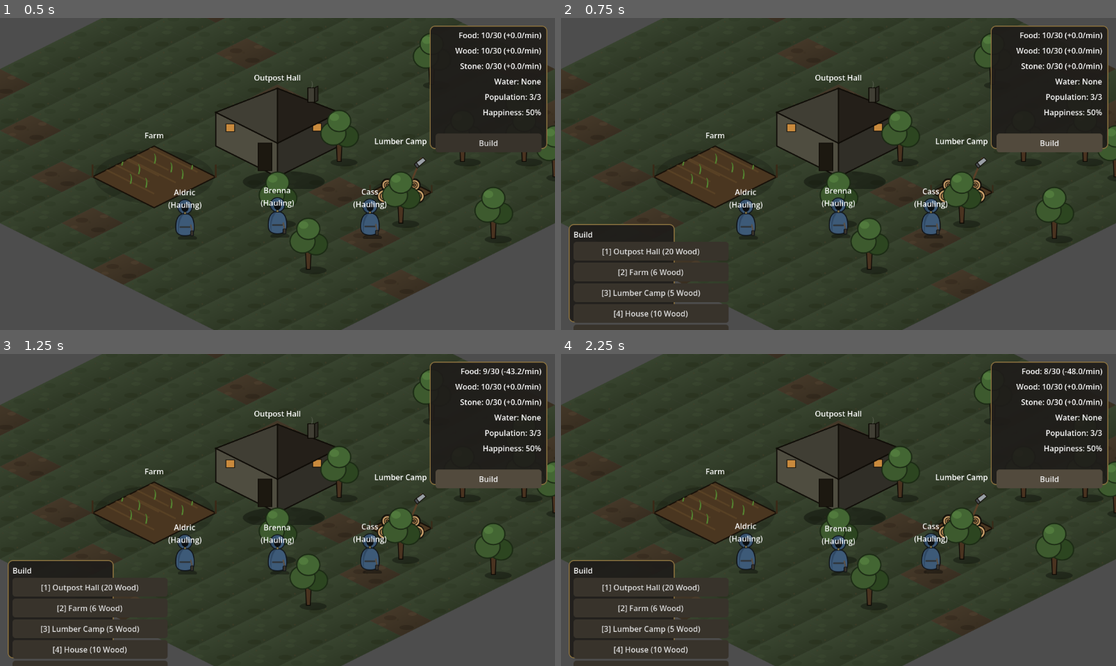
Above: before the commit, frames 1-4 (two rows, left to right).
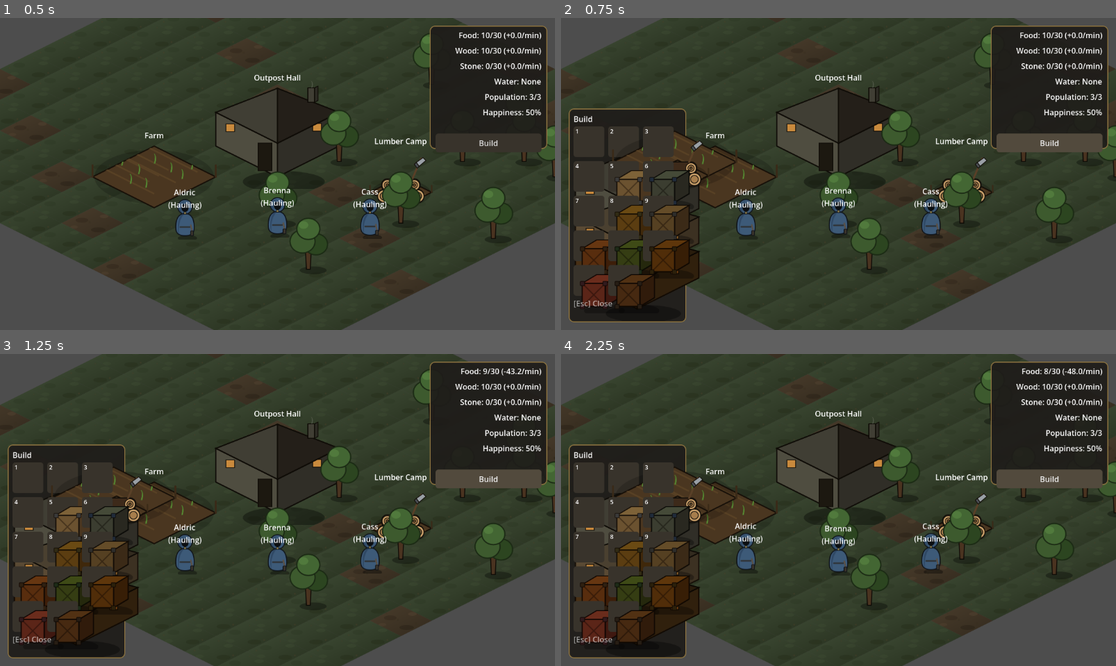
Above: after the commit, the same moments.

Repository: Quarles99/outpost_survival
Game: Godot game, scene res://scenes/base/Base.tscn
Two runs of this game, one before a commit and one after it. Both use one fixed random seed, a clock stepped at 60 frames per second and the inputs below.
Inputs (mouse positions are in pixels of both pictures, inside the frame that each line leads up to):
- Up to frame 1 (0.5 s): no input
- Up to frame 2 (0.75 s): click "Build" at 0.5 s
- Up to frame 3 (1.25 s): no input
- Up to frame 4 (2.25 s): click (649, 588) at 1.25 s, where only the run before the commit has a clickable "[1] Outpost Hall (20 Wood)"; click "Build" at 2 s

Frame 1 is identical in both runs. In frame 2, 9.0% of the frame differs, in the area x 1-32%, y 28-100%; in frame 3, 9.0%; in frame 4, 9.0%.

Commit message:
Condense build menu into a square icon grid
Replaces the vertical list of full-width text buttons with a 3-column
grid of fixed-size icon buttons (real per-building texture + tint, read
off a throwaway scene instance so it can't drift from what actually gets
placed), each with a small keybind number in the corner. Full name and
cost move to a hover tooltip since neither fits at icon size.

Co-Authored-By: Claude Sonnet 5 <noreply@anthropic.com>

Diff:
--- a/scenes/ui/BuildMenu.tscn
+++ b/scenes/ui/BuildMenu.tscn
@@ -14,8 +14,8 @@
 anchor_right = 0.0
 anchor_bottom = 1.0
 offset_left = 16.0
-offset_top = -220.0
-offset_right = 236.0
+offset_top = -460.0
+offset_right = 260.0
 offset_bottom = -16.0
 
 [node name="Panel" type="Panel" parent="Control"]
@@ -33,7 +33,10 @@
 [node name="TitleLabel" type="Label" parent="Control/Panel/VBoxContainer"]
 text = "Build"
 
-[node name="ButtonContainer" type="VBoxContainer" parent="Control/Panel/VBoxContainer"]
+[node name="ButtonContainer" type="GridContainer" parent="Control/Panel/VBoxContainer"]
+columns = 3
+theme_override_constants/h_separation = 8
+theme_override_constants/v_separation = 8
 
 [node name="EscLabel" type="Label" parent="Control/Panel/VBoxContainer"]
 modulate = Color(1, 1, 1, 0.6)
--- a/scripts/build_menu.gd
+++ b/scripts/build_menu.gd
@@ -5,15 +5,24 @@
 
 const SLIDE_OFFSET := Vector2(0, 20)
 const ANIM_DURATION := 0.18
+const ICON_SIZE := Vector2(64, 64)
 
 @onready var panel_control: Control = $Control
 @onready var title_label: Label = $Control/Panel/VBoxContainer/TitleLabel
-@onready var button_container: VBoxContainer = $Control/Panel/VBoxContainer/ButtonContainer
+@onready var button_container: GridContainer = $Control/Panel/VBoxContainer/ButtonContainer
 
 var _buttons: Array[Button] = []
 var _option_callables: Array[Callable] = []
 var _base_position: Vector2
 var _anim_tween: Tween
+
+## option id -> {"texture": Texture2D, "modulate": Color}, built the first
+## time each option is shown. Read from a throwaway instance of the
+## option's own scene (mirroring Base._apply_option_properties, so an icon
+## always matches what actually gets placed) rather than hand-mapping
+## textures per option here, which would silently drift if the catalog's
+## resource_type/sprite_tint ever changed.
+var _icon_cache: Dictionary = {}
 
 
 func _ready() -> void:
@@ -28,9 +37,9 @@
 
 	for i in options.size():
 		var option: Dictionary = options[i]
-		var prefix := "[%d] " % (i + 1) if i < 9 else ""
+		var keybind := "%d" % (i + 1) if i < 9 else ""
 		var callable := func() -> void: _choose(option)
-		_add_button(prefix + option["display_name"] + _format_cost(option.get("cost", {})), callable)
+		_add_button(option, keybind, callable)
 		_option_callables.append(callable)
 
 	visible = true
@@ -79,9 +88,10 @@
 			_option_callables[idx].call()
 
 
-func _add_button(text: String, on_pressed: Callable) -> void:
+func _add_button(option: Dictionary, keybind: String, on_pressed: Callable) -> void:
 	var button := Button.new()
-	button.text = text
+	button.custom_minimum_size = ICON_SIZE
+	button.tooltip_text = option["display_name"] + _format_cost(option.get("cost", {}))
 	button.pressed.connect(on_pressed)
 	button.resized.connect(func() -> void: button.pivot_offset = button.size / 2)
 	button.button_down.connect(func() -> void: button.scale = Vector2(0.94, 0.94))
@@ -89,8 +99,52 @@
 		var tween := create_tween()
 		tween.tween_property(button, "scale", Vector2.ONE, 0.12).set_trans(Tween.TRANS_BACK).set_ease(Tween.EASE_OUT)
 	)
+
+	var icon_data := _get_icon_data(option)
+	if icon_data.get("texture"):
+		var icon_rect := TextureRect.new()
+		icon_rect.texture = icon_data["texture"]
+		icon_rect.modulate = icon_data["modulate"]
+		icon_rect.stretch_mode = TextureRect.STRETCH_KEEP_ASPECT_CENTERED
+		icon_rect.mouse_filter = Control.MOUSE_FILTER_IGNORE
+		icon_rect.set_anchors_preset(Control.PRESET_FULL_RECT)
+		button.add_child(icon_rect)
+
+	if not keybind.is_empty():
+		var keybind_label := Label.new()
+		keybind_label.text = keybind
+		keybind_label.add_theme_font_size_override("font_size", 12)
+		keybind_label.mouse_filter = Control.MOUSE_FILTER_IGNORE
+		keybind_label.position = Vector2(4, 2)
+		button.add_child(keybind_label)
+
 	button_container.add_child(button)
 	_buttons.append(button)
+
+
+## Reads the icon straight off a throwaway instance of the option's scene
+## (added to the tree just long enough for _ready() to pick its real
+## texture/tint, then freed) rather than duplicating the RESOURCE_VISUALS/
+## sprite_tint logic here - see the _icon_cache doc comment above.
+func _get_icon_data(option: Dictionary) -> Dictionary:
+	var id: String = option["id"]
+	if _icon_cache.has(id):
+		return _icon_cache[id]
+
+	var data := {"texture": null, "modulate": Color.WHITE}
+	var instance: Node = option["scene"].instantiate()
+	for key in Base.BUILDING_PROPERTIES:
+		if option.has(key):
+			instance.set(key, option[key])
+	add_child(instance)
+	if instance.has_node("Sprite2D"):
+		var sprite: Sprite2D = instance.get_node("Sprite2D")
+		data["texture"] = sprite.texture
+		data["modulate"] = sprite.modulate
+	instance.queue_free()
+
+	_icon_cache[id] = data
+	return data
 
 
 func _clear_buttons() -> void:
Not shown, changed: Implement_Next.txt
Not shown, changed: docs/controls.md
Not shown, changed: docs/mechanics.md
